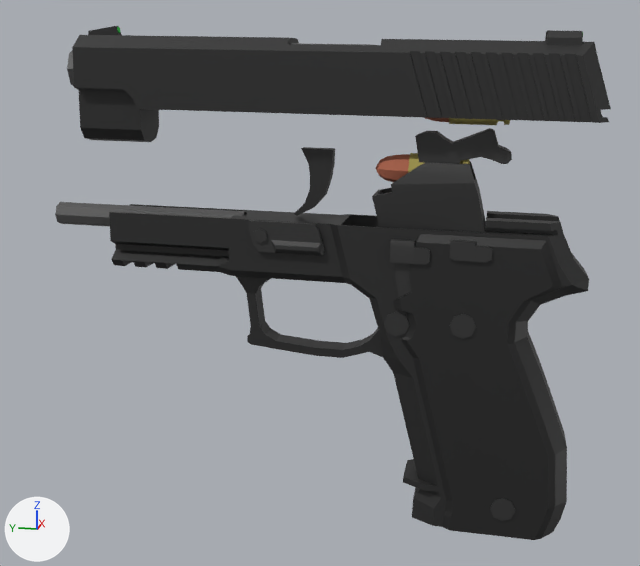
A saved change to the glTF model assets/models/weapons/P226.glb.
One viewpoint serves both versions: a 50 mm lens placed at (-0.275, 0.132, -0.009), pointed at (0.001, 0.188, -0.078). Every picture has the same lights, and +X, +Y and +Z are marked at lower left.

The older version as bpy lines, for what is in view:
```python
ob_barrel = bpy.data.objects.new('Barrel', me_mesh_001)
ob_barrel.location = (0.0001, 0.1982, -0.0109)
ob_barrel.rotation_euler = (1.589, 0.0000512, 0.00162)  # degrees (91, 0, 0.1)
ob_barrel.scale = (0.00965, 0.00965, 0.00965)
ob_body = bpy.data.objects.new('Body', me_mesh_002)
ob_body.location = (0.0001, 0.1884, -0.0857)
ob_body.rotation_euler = (1.589, 0.0000503, 0.00162)  # degrees (91, 0, 0.1)
ob_body.scale = (0.00965, 0.00965, 0.00965)
ob_bullet = bpy.data.objects.new('bullet', me_node_mesh)
ob_bullet.location = (0.0001, 0.1403, -0.0218)
ob_bullet.rotation_euler = (-0.0195, -0.0017, -3.142)  # degrees (-1.1, -0.1, -180)
ob_bullet.scale = (0.00503, 0.00503, 0.00503)
ob_hammer = bpy.data.objects.new('Hammer', me_mesh_005)
ob_hammer.location = (0.0002, 0.1517, -0.0361)
ob_hammer.rotation_euler = (1.589, 0.0000505, 0.00162)  # degrees (91, 0, 0.1)
ob_hammer.scale = (0.00965, 0.00965, 0.00965)
ob_magazine = bpy.data.objects.new('Magazine', me_mesh_006)
ob_magazine.location = (0.0001, 0.1916, -0.0714)
ob_magazine.rotation_euler = (1.589, 0.0000504, 0.00162)  # degrees (91, 0, 0.1)
ob_magazine.scale = (0.00965, 0.00965, 0.00965)
ob_slide = bpy.data.objects.new('Slide', me_mesh_007)
ob_slide.location = (0.0, 0.2526, 0.0015)
ob_slide.rotation_euler = (1.589, 0.0000507, 0.00162)  # degrees (91, 0, 0.1)
ob_slide.scale = (0.00965, 0.00965, 0.00965)
ob_slide_release = bpy.data.objects.new('Slide Release', me_mesh_004)
ob_slide_release.parent = ob_body
ob_slide_release.location = (0.0, 0.0, 0.0)
ob_trigger = bpy.data.objects.new('Trigger', me_mesh_009)
ob_trigger.location = (-0.0001, 0.1875, -0.035)
ob_trigger.rotation_euler = (1.589, 0.0000504, 0.00162)  # degrees (91, 0, 0.1)
ob_trigger.scale = (0.00965, 0.00965, 0.00965)
# also in view: 'Decocker' at (-0.012, 0.157, -0.07)
```
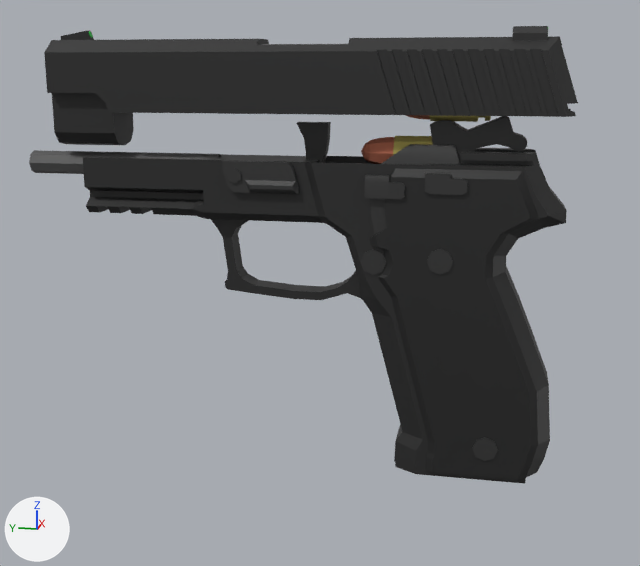
The edits, one by one:
Object 'Trigger' (ob_trigger) moves from (-0.0001, 0.1875, -0.035) to (-0.0001, 0.189, -0.027).
Object 'Trigger' (ob_trigger) turns from (91, 0, 0.1) to (90, 0, 0.1) degrees about x, y and z.
Object 'Body' (ob_body) moves from (0.0001, 0.1884, -0.0857) to (0.0001, 0.1959, -0.0668).
Object 'Body' (ob_body) turns from (91, 0, 0.1) to (90, 0, 0.1) degrees about x, y and z.
Object 'Hammer' (ob_hammer) moves from (0.0002, 0.1517, -0.0361) to (0.0002, 0.1473, -0.0325).
Object 'Hammer' (ob_hammer) turns from (91, 0, 0.1) to (90, 0, 0.1) degrees about x, y and z.
Object 'Barrel' (ob_barrel) moves from (0.0001, 0.1982, -0.0109) to (0.0001, 0.2046, -0.0111).
Object 'Slide' (ob_slide) moves from (0.0, 0.2526, 0.0015) to (0.0, 0.2622, 0.0001).
Object 'Slide' (ob_slide) turns from (91, 0, 0.1) to (90, 0, 0.1) degrees about x, y and z.
Object 'Magazine' (ob_magazine) moves from (0.0001, 0.1916, -0.0714) to (0.0001, 0.1956, -0.0668).
Object 'Magazine' (ob_magazine) turns from (91, 0, 0.1) to (90, 0, 0.1) degrees about x, y and z.
Object 'bullet' (ob_bullet) moves from (0.0001, 0.1403, -0.0218) to (0.0001, 0.1462, -0.0209).
Object 'bullet' (ob_bullet) turns from (-1.1, -0.1, -180) to (0, -0.1, 180) degrees about x, y and z.

Pixel boxes (x1, y1, x2, y2) of what changed, in the pictures (640 x 566 px):
'Body', moved, turned
    before: (55, 202, 589, 540)
    after: (29, 148, 567, 480)
'Slide', moved, turned
    before: (72, 26, 611, 142)
    after: (44, 26, 578, 145)
'Magazine', moved, turned
    before: (372, 153, 486, 492)
    after: (361, 136, 526, 484)
'Hammer', moved, turned
    before: (415, 128, 512, 164)
    after: (430, 116, 527, 163)
'Decocker', moved, turned
    before: (390, 239, 430, 298)
    after: (365, 175, 405, 235)
'Trigger', moved, turned
    before: (294, 147, 335, 216)
    after: (297, 122, 331, 163)
'Slide Release', moved, turned
    before: (449, 240, 492, 262)
    after: (425, 173, 468, 195)
'bullet', moved, turned
    before: (425, 117, 510, 125)
    after: (405, 115, 491, 122)
'Barrel', moved
    before: (67, 43, 370, 90)
    after: (259, 44, 348, 45)
